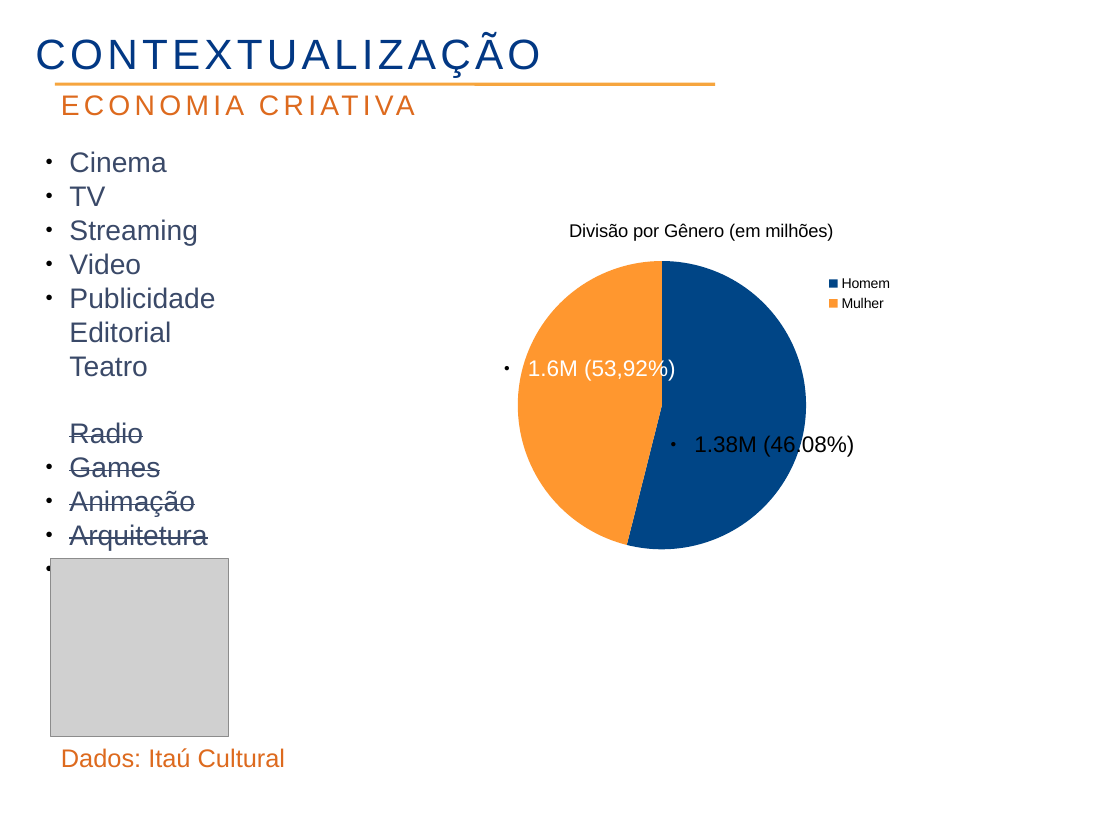
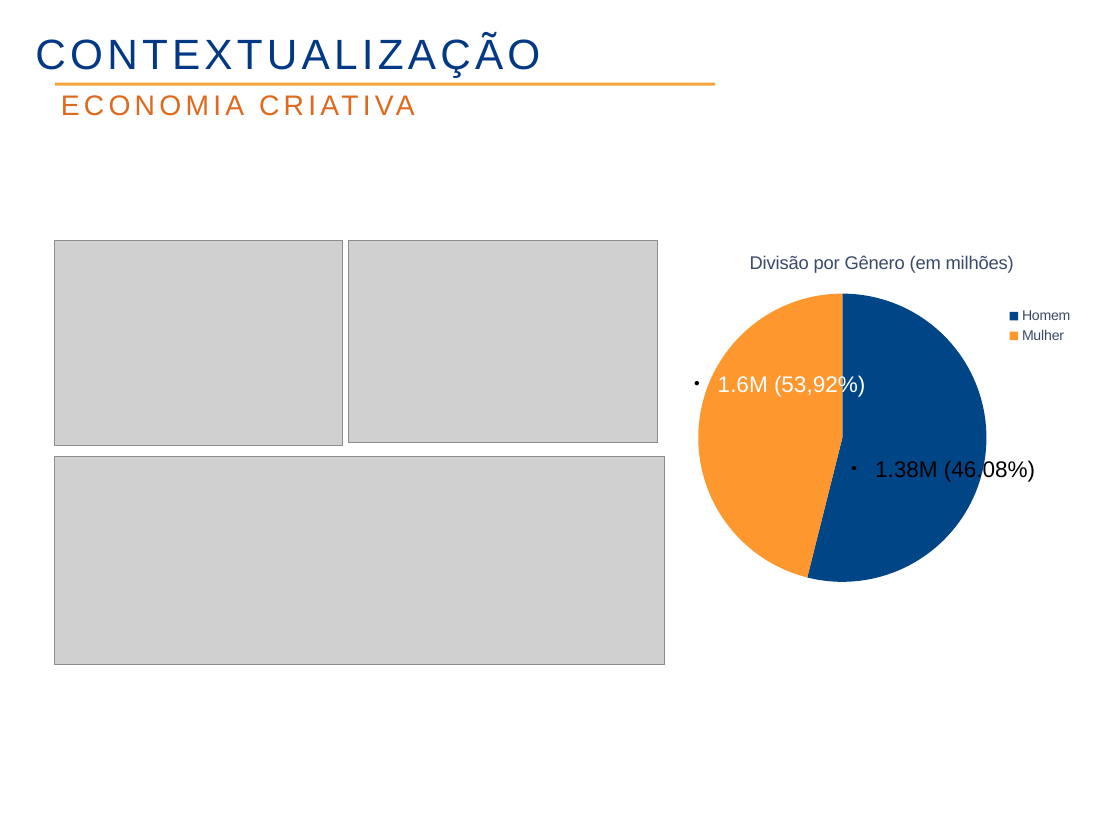
Before and after one commit to rzuquim/pos-rh, a slide deck: slide 4 of 02_abordagens_em_pot/seminario.odp (slide 6 before the commit). Drawn at 1120x840 pixels with LibreOffice and Linux fonts; fonts in the diff are those of the drawing; grey boxes stand for pictures; background and template pictures are left out. Boxes give left, top, right and bottom in pixels: in the first picture for what was removed or moved away, otherwise in the second. Text is boxed around its words. In the diff, an @@ line names an element or a change of style, - is before the commit and + after.

```diff
--- a/02_abordagens_em_pot/seminario.odp
+++ b/02_abordagens_em_pot/seminario.odp
@@ text removed at <box>69,151,215,559</box> @@
-● Cinema
-● TV
-● Streaming
-● Video
-● Publicidade
-  Editorial
-  Teatro
-  Radio
-● Games
-● Animação
-● Arquitetura
-● Design
@@ pie chart at <box>562,236,1120,596</box> @@
@@ legend changed @@
@@ pie chart: place and size @@
-pie chart at <box>381,203,1021,563</box>
+pie chart at <box>562,236,1120,596</box>
@@ picture added at <box>55,241,344,446</box> @@
@@ picture: place and size @@
-picture at <box>51,559,229,737</box>
+picture at <box>349,241,658,443</box>
@@ text "1.6M (53,92%)": place and size @@
-text "1.6M (53,92%)" at <box>528,358,675,381</box>
+text "1.6M (53,92%)" at <box>718,374,865,397</box>
@@ picture added at <box>55,456,665,665</box> @@
@@ text "1.38M (46.08%)": place and size @@
-text "1.38M (46.08%)" at <box>694,435,854,458</box>
+text "1.38M (46.08%)" at <box>875,459,1035,482</box>
@@ text removed at <box>61,748,285,768</box> @@
-Dados: Itaú Cultural
```
Also in this commit, not shown: 18 other slides changed, 20 slides added, 5 slides removed, 7 other files.
